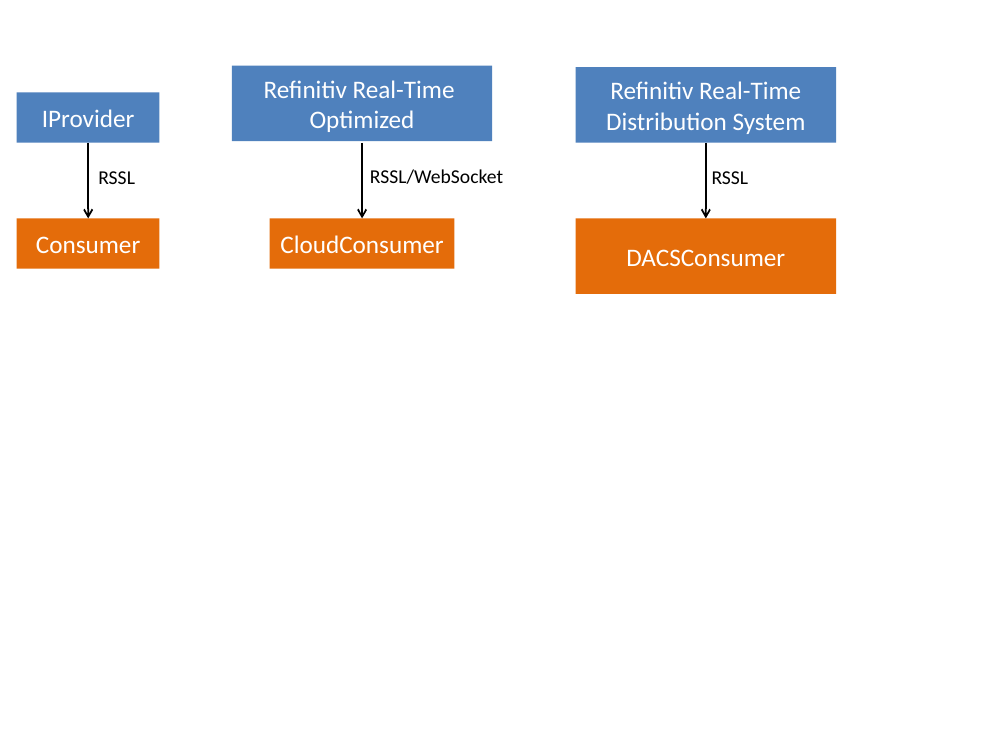
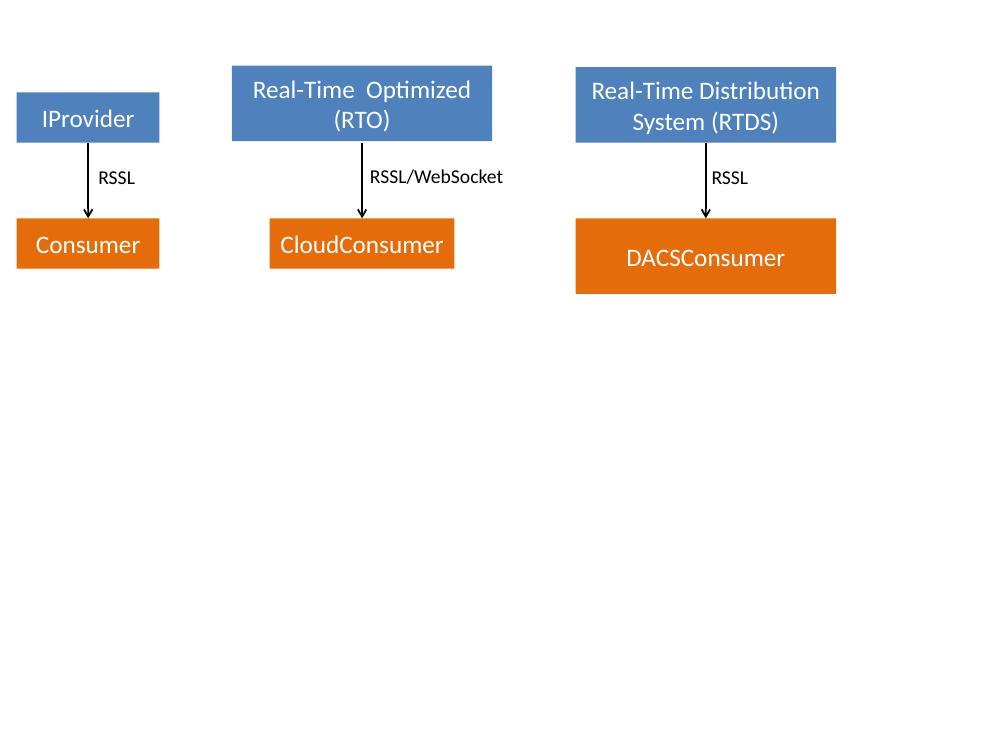
Before and after one commit to LSEG-API-Samples/Article.RTSDK.Java.MavenHowTo, a slide deck: slide 1 of diagram.pptx. Drawn at 1008x756 pixels with LibreOffice and Linux fonts; fonts in the diff are those of the drawing. Boxes give left, top, right and bottom in pixels: in the first picture for what was removed or moved away, otherwise in the second. Text is boxed around its words. In the diff, an @@ line names an element or a change of style, - is before the commit and + after.

```diff
--- a/diagram.pptx
+++ b/diagram.pptx
@@ text in rectangle at <box>253,80,471,131</box>: text changed @@
-Refinitiv Real-Time Optimized
+Real-Time Optimized (RTO)
@@ text in rectangle at <box>592,81,820,134</box>: text changed @@
-Refinitiv Real-Time Distribution System
+Real-Time Distribution System (RTDS)
```
Also in this commit, not shown: 2 other files.
